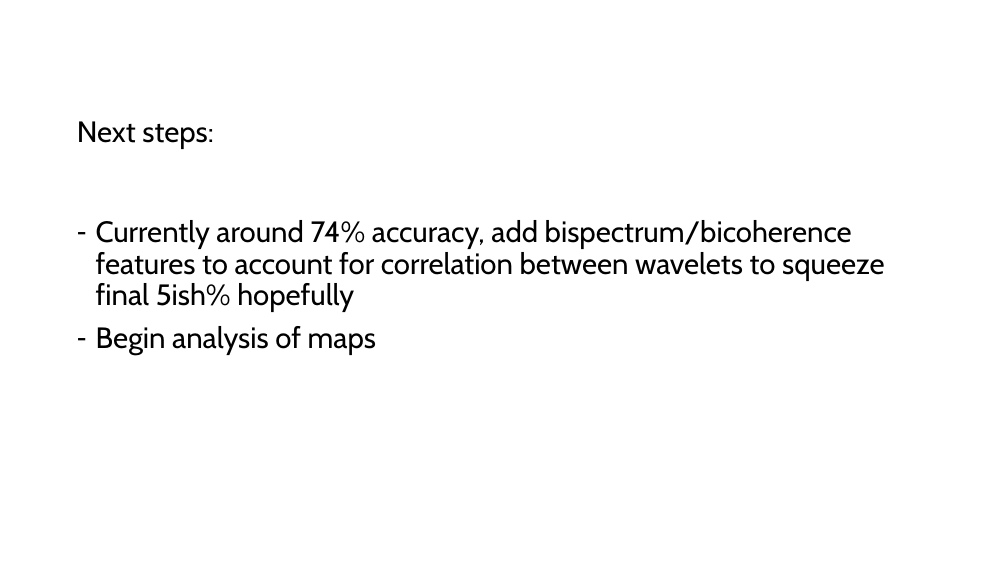
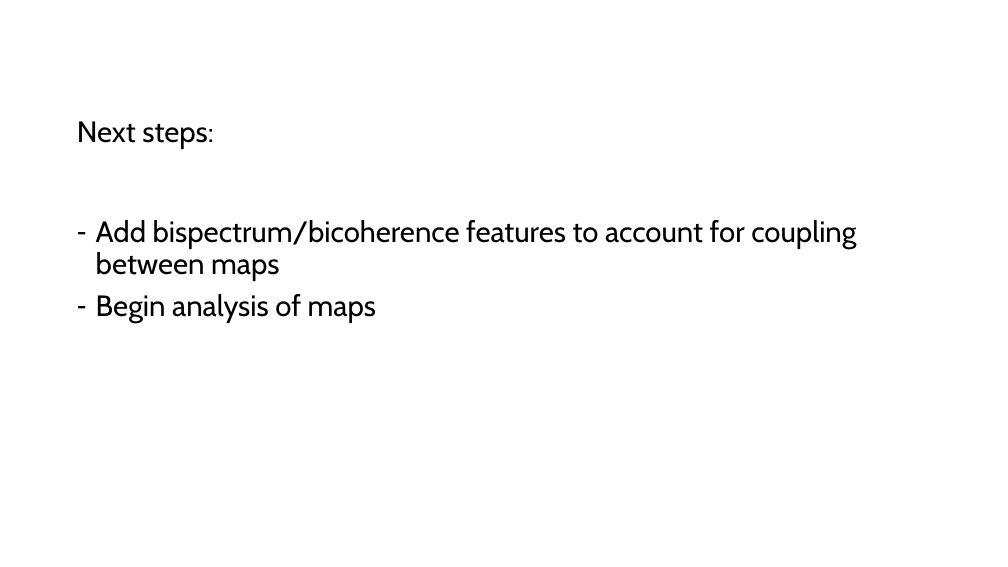
Before and after one commit to Smee18/IP, a slide deck: slide 4 of JanurayPres.pptx. Drawn at 1008x567 pixels with LibreOffice and Linux fonts; fonts in the diff are those of the drawing. Boxes give left, top, right and bottom in pixels: in the first picture for what was removed or moved away, otherwise in the second. Text is boxed around its words. In the diff, an @@ line names an element or a change of style, - is before the commit and + after.

```diff
--- a/JanurayPres.pptx
+++ b/JanurayPres.pptx
@@ text at box(96, 220, 856, 281): text changed @@
-– Currently around 74% accuracy, add bispectrum/bicoherence features to account for correlation between wavelets to squeeze final 5ish% hopefully
+– Add bispectrum/bicoherence features to account for coupling between maps
```
Also in this commit, not shown: 2 other slides changed, 7 other files.
